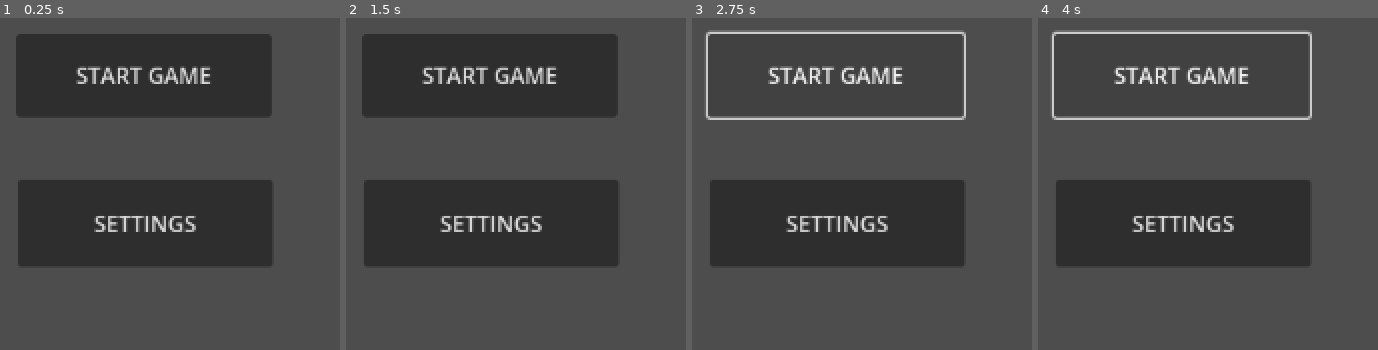
Above: before the commit, frames 1-4 (left to right).
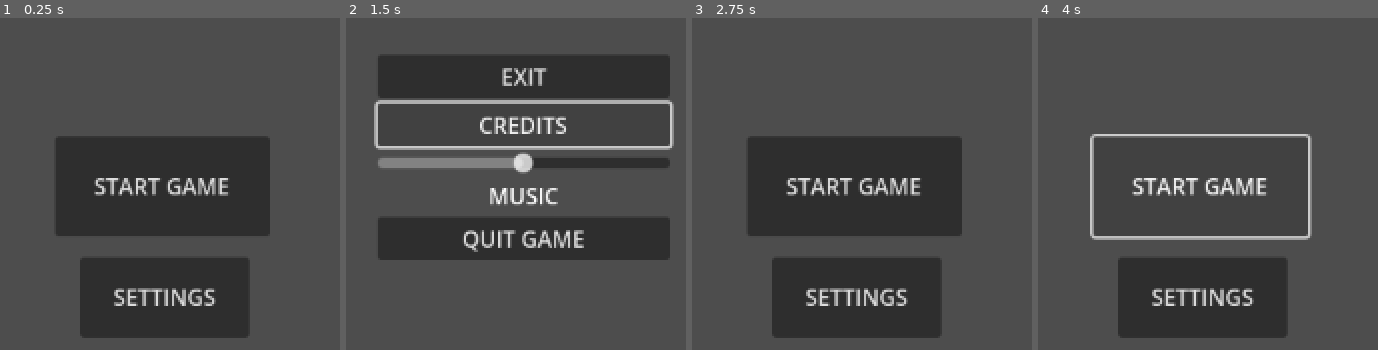
Above: after the commit, the same moments.

Repository: BcubeStudios/Netspace-Game
Game: Godot game, scene res://scripts/title_screen.tscn
Two runs of this game, one before a commit and one after it. Both use one fixed random seed, a clock stepped at 60 frames per second and the inputs below.
Inputs (mouse positions are in pixels of both pictures, inside the frame that each line leads up to):
- Up to frame 1 (0.25 s): no input
- Up to frame 2 (1.5 s): click "SETTINGS" at 0.5 s; click (522, 124) at 1.25 s, where only the run after the commit has a clickable "CREDITS"
- Up to frame 3 (2.75 s): click (834, 74) at 2 s, where only the run before the commit has a clickable "START GAME"
- Up to frame 4 (4 s): click "START GAME" at 2.75 s; click "START GAME" at 3.5 s

The runs differ from the first frame. In frame 1, 45% of the frame differs, in the area x 4-80%, y 4-97%; in frame 2, 28%; in frame 3, 30%; in frame 4, 23%.

Commit message:
added settings menu and audio

Diff:
--- a/GodotWorkspace/project.godot
+++ b/GodotWorkspace/project.godot
@@ -15,11 +15,23 @@
 config/features=PackedStringArray("4.2", "GL Compatibility")
 config/icon="res://icon.svg"
 
+[display]
+
+window/subwindows/embed_subwindows=false
+
 [editor]
 
 version_control/plugin_name="GitPlugin"
 version_control/autoload_on_startup=true
 
+[input]
+
+Settings={
+"deadzone": 0.5,
+"events": [Object(InputEventKey,"resource_local_to_scene":false,"resource_name":"","device":-1,"window_id":0,"alt_pressed":false,"shift_pressed":false,"ctrl_pressed":false,"meta_pressed":false,"pressed":false,"keycode":0,"physical_keycode":4194305,"key_label":0,"unicode":0,"echo":false,"script":null)
+]
+}
+
 [rendering]
 
 renderer/rendering_method="gl_compatibility"
--- a/GodotWorkspace/scripts/TitleScreen.gd
+++ b/GodotWorkspace/scripts/TitleScreen.gd
@@ -1,5 +1,36 @@
 extends Control
+
+@onready var audio = $AudioStreamPlayer2D
+@onready var normal_menu =$NormalMenu
+@onready var settings_menu = $SettingsMenu
+var setting_on = false
 
 func _on_start_button_pressed():
 	# get_tree().change_scene( INSERT SCENE HERE)
 	pass # Replace with function body.
+
+func _process(delta):
+	if Input.is_action_just_pressed("Settings"):
+		settingsMenu()
+
+func settingsMenu():
+	if setting_on:
+		settings_menu.hide()
+		normal_menu.show()
+		Engine.time_scale = 1
+	else :
+		normal_menu.hide()
+		settings_menu.show()
+		Engine.time_scale = 0
+	setting_on = !setting_on
+
+
+func _on_settings_button_pressed():
+	settingsMenu()
+
+
+func change_volume(new_volume):
+	audio.volume_db = (new_volume - 35)
+
+func toggle_volume():
+	audio.playing = !audio.playing
--- /dev/null
+++ b/GodotWorkspace/scripts/settings_menu.gd
@@ -0,0 +1,24 @@
+extends Control
+
+
+@onready var main = $"../"
+
+func _on_exit_button_pressed():
+	main.settingsMenu()
+
+
+func _on_credits_button_pressed():
+	# get_tree().change_scene( INSERT SCENE HERE)
+	pass # Replace with function body.
+
+
+func _on_music_slider_drag_ended(value_changed):
+	if value_changed:
+		var value = $MarginContainer/VBoxContainer/MusicSlider.value
+		main.change_volume(value)
+	else:
+		pass
+
+
+func _on_quit_button_pressed():
+	get_tree().quit()
--- /dev/null
+++ b/GodotWorkspace/scripts/settings_menu.tscn
@@ -0,0 +1,61 @@
+[gd_scene load_steps=2 format=3 uid="uid://c6fth4mtmu8c0"]
+
+[ext_resource type="Script" path="res://scripts/settings_menu.gd" id="1_0h81g"]
+
+[node name="SettingsMenu" type="Control"]
+layout_mode = 3
+anchors_preset = 15
+anchor_right = 1.0
+anchor_bottom = 1.0
+offset_top = 1.0
+offset_right = 40.0
+offset_bottom = 34.0
+grow_horizontal = 2
+grow_vertical = 2
+script = ExtResource("1_0h81g")
+
+[node name="MarginContainer" type="MarginContainer" parent="."]
+layout_mode = 1
+anchors_preset = -1
+anchor_left = 0.427852
+anchor_top = 0.444934
+anchor_right = 0.604866
+anchor_bottom = 0.500734
+offset_left = -4.0
+offset_top = -20.0
+offset_right = 4.0
+offset_bottom = 20.0
+grow_horizontal = 2
+grow_vertical = 2
+metadata/_edit_use_anchors_ = true
+
+[node name="VBoxContainer" type="VBoxContainer" parent="MarginContainer"]
+layout_mode = 2
+size_flags_vertical = 4
+
+[node name="ExitButton" type="Button" parent="MarginContainer/VBoxContainer"]
+layout_mode = 2
+text = "EXIT"
+
+[node name="CreditsButton" type="Button" parent="MarginContainer/VBoxContainer"]
+layout_mode = 2
+text = "CREDITS"
+
+[node name="MusicSlider" type="HSlider" parent="MarginContainer/VBoxContainer"]
+layout_mode = 2
+max_value = 50.0
+value = 25.0
+
+[node name="MusicLabel" type="Label" parent="MarginContainer/VBoxContainer"]
+layout_mode = 2
+text = "MUSIC"
+horizontal_alignment = 1
+
+[node name="QuitButton" type="Button" parent="MarginContainer/VBoxContainer"]
+layout_mode = 2
+text = "QUIT GAME"
+
+[connection signal="pressed" from="MarginContainer/VBoxContainer/ExitButton" to="." method="_on_exit_button_pressed"]
+[connection signal="pressed" from="MarginContainer/VBoxContainer/CreditsButton" to="." method="_on_credits_button_pressed"]
+[connection signal="drag_ended" from="MarginContainer/VBoxContainer/MusicSlider" to="." method="_on_music_slider_drag_ended"]
+[connection signal="pressed" from="MarginContainer/VBoxContainer/QuitButton" to="." method="_on_quit_button_pressed"]
--- a/GodotWorkspace/scripts/title_screen.tscn
+++ b/GodotWorkspace/scripts/title_screen.tscn
@@ -1,6 +1,8 @@
-[gd_scene load_steps=2 format=3 uid="uid://bndtv83sp3wfj"]
+[gd_scene load_steps=4 format=3 uid="uid://bndtv83sp3wfj"]
 
 [ext_resource type="Script" path="res://scripts/TitleScreen.gd" id="1_yor0s"]
+[ext_resource type="AudioStream" uid="uid://b01bpv1v7smkr" path="res://music/chiphead64 - 11pm.ogg" id="2_a63xc"]
+[ext_resource type="PackedScene" uid="uid://c6fth4mtmu8c0" path="res://scripts/settings_menu.tscn" id="3_bw4oq"]
 
 [node name="TitleScreen" type="Control"]
 layout_mode = 3
@@ -11,22 +13,58 @@
 grow_vertical = 2
 script = ExtResource("1_yor0s")
 
-[node name="MenuButton" type="MenuButton" parent="."]
-layout_mode = 0
-offset_left = 477.0
-offset_top = 323.0
-offset_right = 661.0
-offset_bottom = 386.0
-text = "SETTINGS"
-flat = false
+[node name="AudioStreamPlayer2D" type="AudioStreamPlayer2D" parent="."]
+stream = ExtResource("2_a63xc")
+volume_db = -10.0
+autoplay = true
 
-[node name="StartButton" type="Button" parent="."]
-layout_mode = 0
-offset_left = 476.0
-offset_top = 218.0
-offset_right = 660.0
-offset_bottom = 278.0
+[node name="NormalMenu" type="Control" parent="."]
+layout_mode = 1
+anchor_right = 1.006
+anchor_bottom = 1.0
+offset_left = 1.0
+offset_top = 3.0
+offset_right = -4.91211
+offset_bottom = 1.0
+
+[node name="StartButton" type="Button" parent="NormalMenu"]
+layout_mode = 1
+anchors_preset = 8
+anchor_left = 0.5
+anchor_top = 0.5
+anchor_right = 0.5
+anchor_bottom = 0.5
+offset_left = -73.5
+offset_top = -34.0
+offset_right = 81.5
+offset_bottom = 38.0
+grow_horizontal = 2
+grow_vertical = 2
 text = "START GAME"
 icon_alignment = 1
 
-[connection signal="pressed" from="StartButton" to="." method="_on_start_button_pressed"]
+[node name="SettingsButton" type="Button" parent="NormalMenu"]
+layout_mode = 1
+anchors_preset = -1
+anchor_left = 0.5
+anchor_top = 0.608
+anchor_right = 0.5
+anchor_bottom = 0.608
+offset_left = -55.5
+offset_top = -16.768
+offset_right = 66.5
+offset_bottom = 41.232
+grow_horizontal = 2
+grow_vertical = 0
+text = "SETTINGS"
+icon_alignment = 1
+
+[node name="SettingsMenu" parent="." instance=ExtResource("3_bw4oq")]
+visible = false
+layout_mode = 1
+offset_right = -5.0
+offset_bottom = 1.0
+
+[connection signal="pressed" from="NormalMenu/StartButton" to="." method="_on_start_button_pressed"]
+[connection signal="pressed" from="NormalMenu/SettingsButton" to="." method="_on_settings_button_pressed"]
+[connection signal="pressed" from="NormalMenu/SettingsButton" to="." method="_on_start_button_pressed"]
Not shown, added: GodotWorkspace/music/chiphead64 - 11pm.ogg.import
Not shown, added: GodotWorkspace/music/chiphead64 - 11pm.ogg
